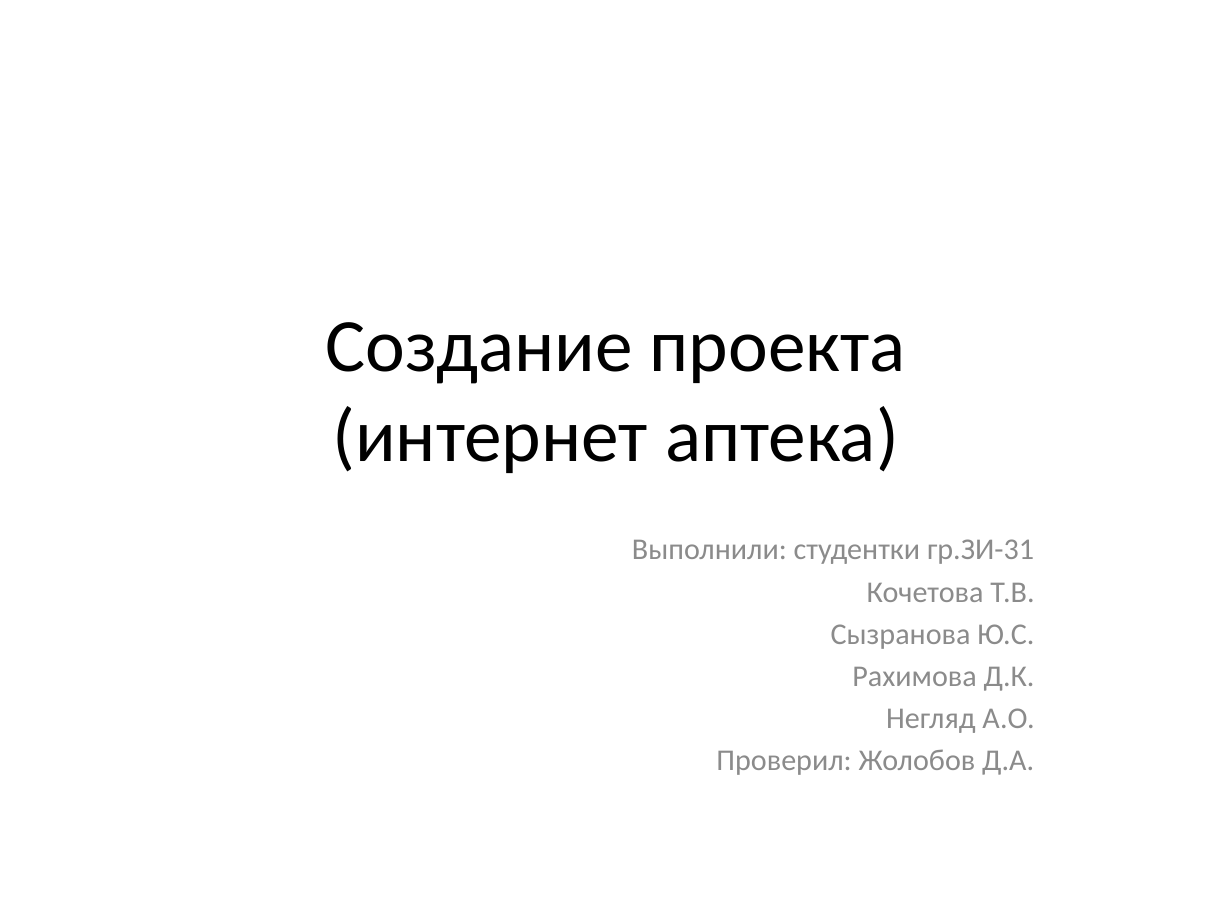
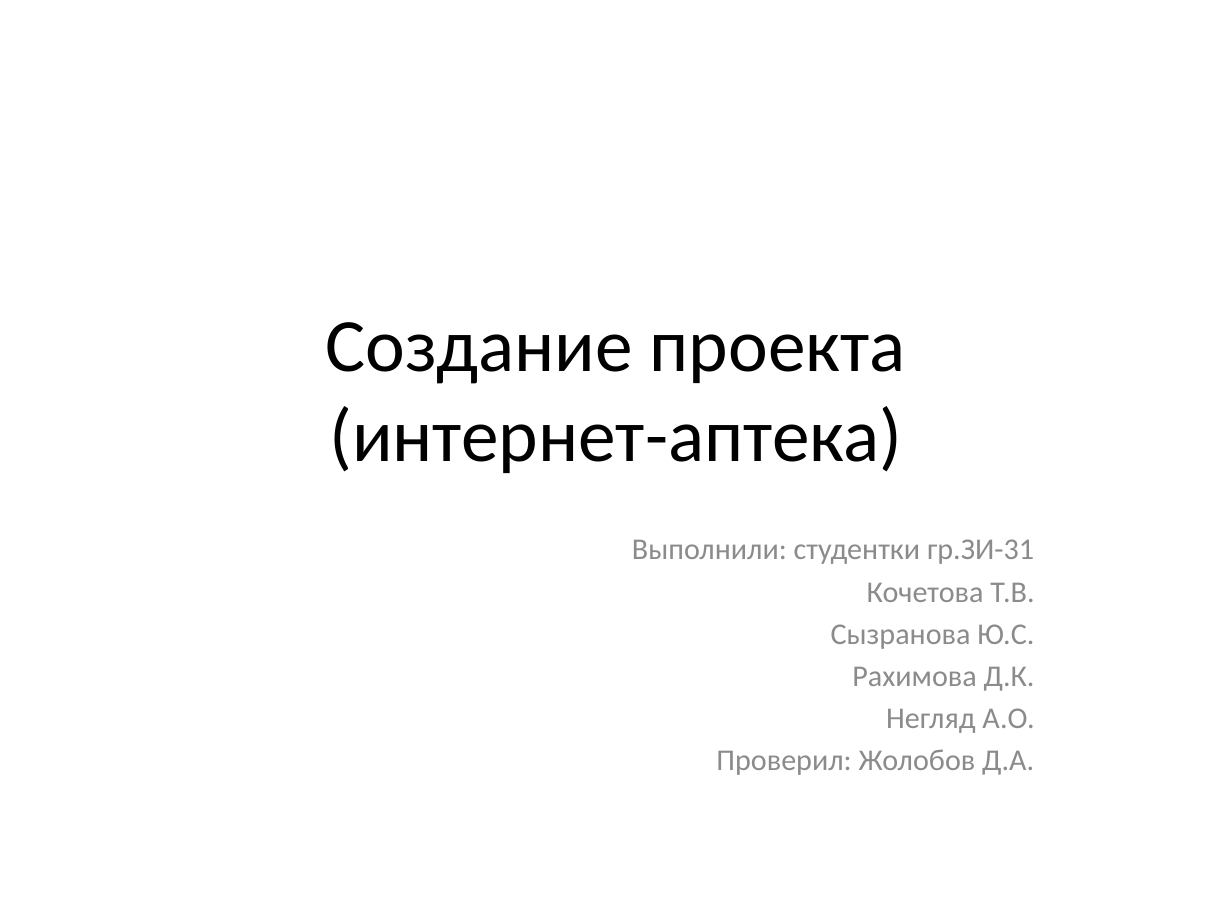
Before and after one commit to Tatakocha/Proekt, a slide deck: slide 1 of Proekt.pptx. Drawn at 1232x924 pixels with LibreOffice and Linux fonts; fonts in the diff are those of the drawing. Boxes give left, top, right and bottom in pixels: in the first picture for what was removed or moved away, otherwise in the second. Text is boxed around its words. In the diff, an @@ line names an element or a change of style, - is before the commit and + after.

```diff
--- a/Proekt.pptx
+++ b/Proekt.pptx
@@ title at (325,322,906,473): text changed @@
-Создание проекта
-(интернет аптека)
+Создание проекта
+(интернет-аптека)
```
Also in this commit, not shown: 1 other file.
